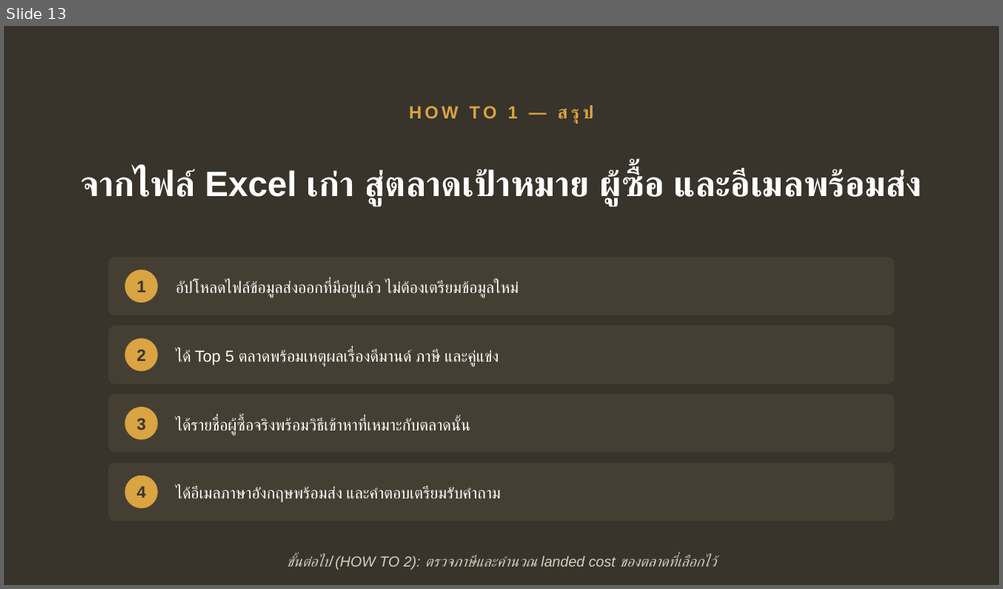
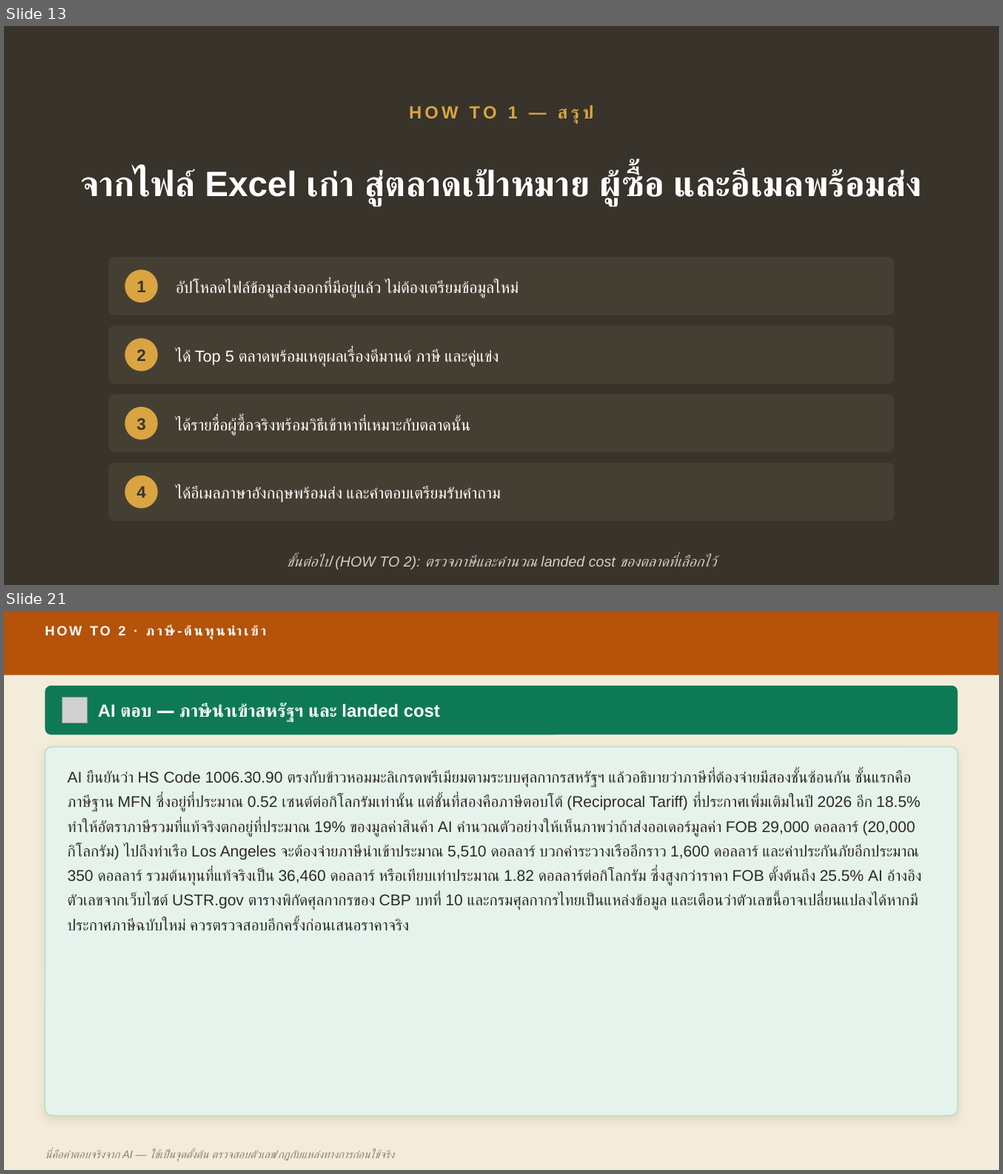
Before and after one commit to skunpoj/krungsri, a slide deck: deck/out3.pptx. Shown one above the other, each under a label of ours: slide 13 before the commit, slides 13 and 21 after it; the slides between them are not shown. The pictures are 1003x589 and 1003x1174 pixels, drawn with LibreOffice and Linux fonts; fonts in the diff are those of the drawing; grey boxes stand for pictures. Boxes give left, top, right and bottom in pixels: in the first picture for what was removed or moved away, otherwise in the second. Text is boxed around its words. In the diff, an @@ line names an element or a change of style, - is before the commit and + after.

```diff
--- a/deck/out3.pptx
+++ b/deck/out3.pptx
@@ slide 21 added at box(4, 611, 999, 1170), background #F4ECDA @@
@@ rectangle added at box(4, 611, 999, 675), fill #B45309 @@
@@ text added at box(118, 625, 242, 636), 13 pt, text #FFFFFF, bold @@
+HOW TO 2 · ภาษี-ต้นทุนนำเข้า
@@ rounded rectangle added at box(45, 686, 958, 735), fill #0E7A55 @@
@@ picture added at box(62, 698, 88, 723) @@
@@ text added at box(98, 703, 440, 722), 17 pt, text #FFFFFF, bold @@
+AI ตอบ — ภาษีนำเข้าสหรัฐฯ และ landed cost
@@ rounded rectangle added at box(45, 747, 958, 1116), fill #E6F3EC, outline #BCDFC9 1.25 pt @@
@@ text added at box(68, 771, 922, 931), 15 pt, text #2B2A26 @@
+AI ยืนยันว่า HS Code 1006.30.90 ตรงกับข้าวหอมมะลิเกรดพรีเมียมตามระบบศุลกากรสหรัฐฯ แล้วอธิบายว่าภาษีที่ต้องจ่ายมีสองชั้นซ้อนกัน ชั้นแรกคือภาษีฐาน MFN ซึ่งอยู่ที่ประมาณ 0.52 เซนต์ต่อกิโลกรัมเท่านั้น แต่ชั้นที่สองคือภาษีตอบโต้ (Reciprocal Tariff) ที่ประกาศเพิ่มเติมในปี 2026 อีก 18.5% ทำให้อัตราภาษีรวมที่แท้จริงตกอยู่ที่ประมาณ 19% ของมูลค่าสินค้า AI คำนวณตัวอย่างให้เห็นภาพว่าถ้าส่งออเดอร์มูลค่า FOB 29,000 ดอลลาร์ (20,000 กิโลกรัม) ไปถึงท่าเรือ Los Angeles จะต้องจ่ายภาษีนำเข้าประมาณ 5,510 ดอลลาร์ บวกค่าระวางเรืออีกราว 1,600 ดอลลาร์ และค่าประกันภัยอีกประมาณ 350 ดอลลาร์ รวมต้นทุนที่แท้จริงเป็น 36,460 ดอลลาร์ หรือเทียบเท่าประมาณ 1.82 ดอลลาร์ต่อกิโลกรัม ซึ่งสูงกว่าราคา FOB ตั้งต้นถึง 25.5% AI อ้างอิงตัวเลขจากเว็บไซต์ USTR.gov ตารางพิกัดศุลกากรของ CBP บทที่ 10 และกรมศุลกากรไทยเป็นแหล่งข้อมูล และเตือนว่าตัวเลขนี้อาจเปลี่ยนแปลงได้หากมีประกาศภาษีฉบับใหม่ ควรตรวจสอบอีกครั้งก่อนเสนอราคาจริง
@@ text added at box(45, 1150, 394, 1162), 10.5 pt, text #8A8170, italic @@
+นี่คือคำตอบจริงจาก AI — ใช้เป็นจุดตั้งต้น ตรวจสอบตัวเลข/กฎกับแหล่งทางการก่อนใช้จริง
```
Also in this commit, not shown: 70 other slides added, 1 other file.
